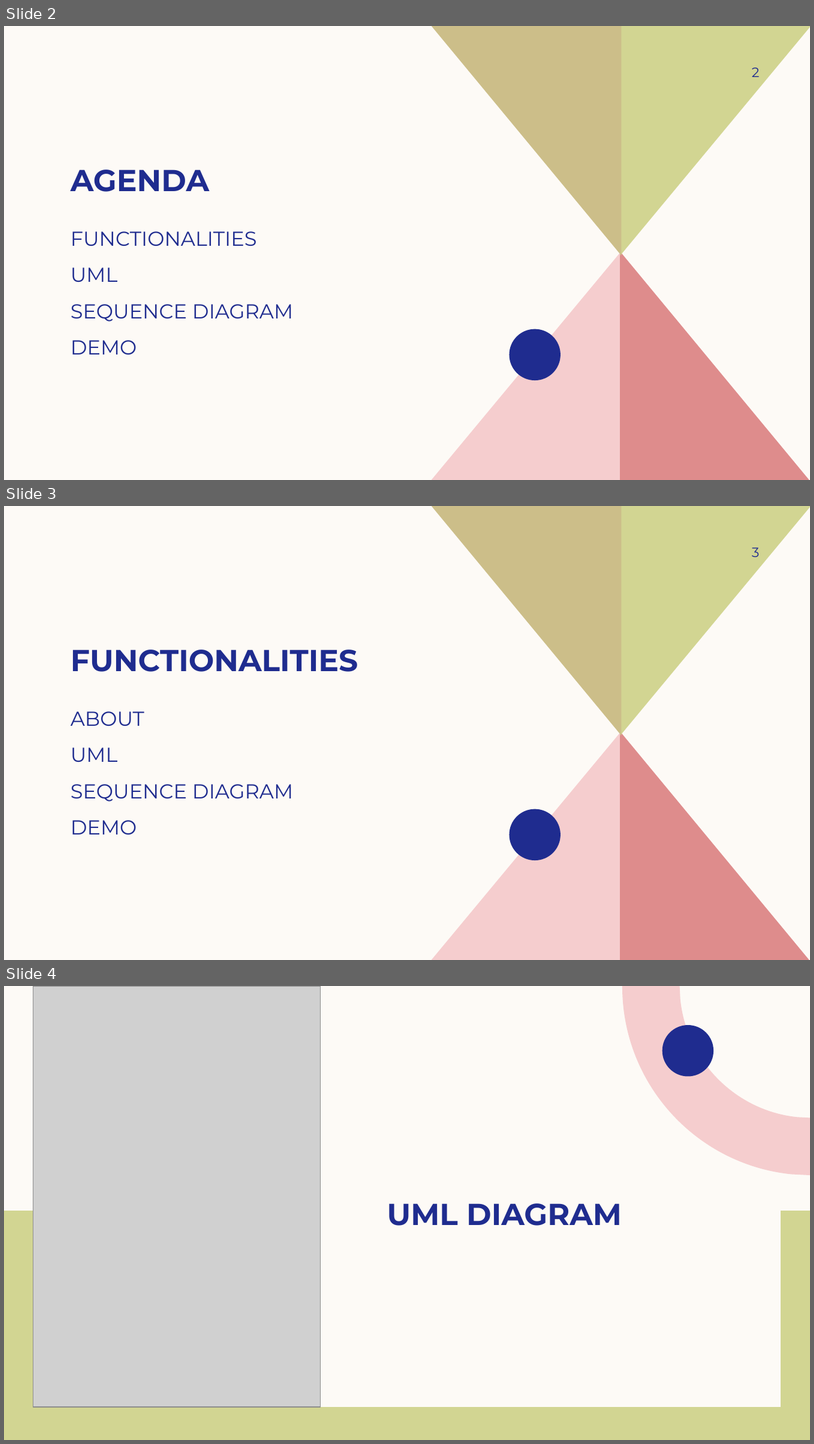
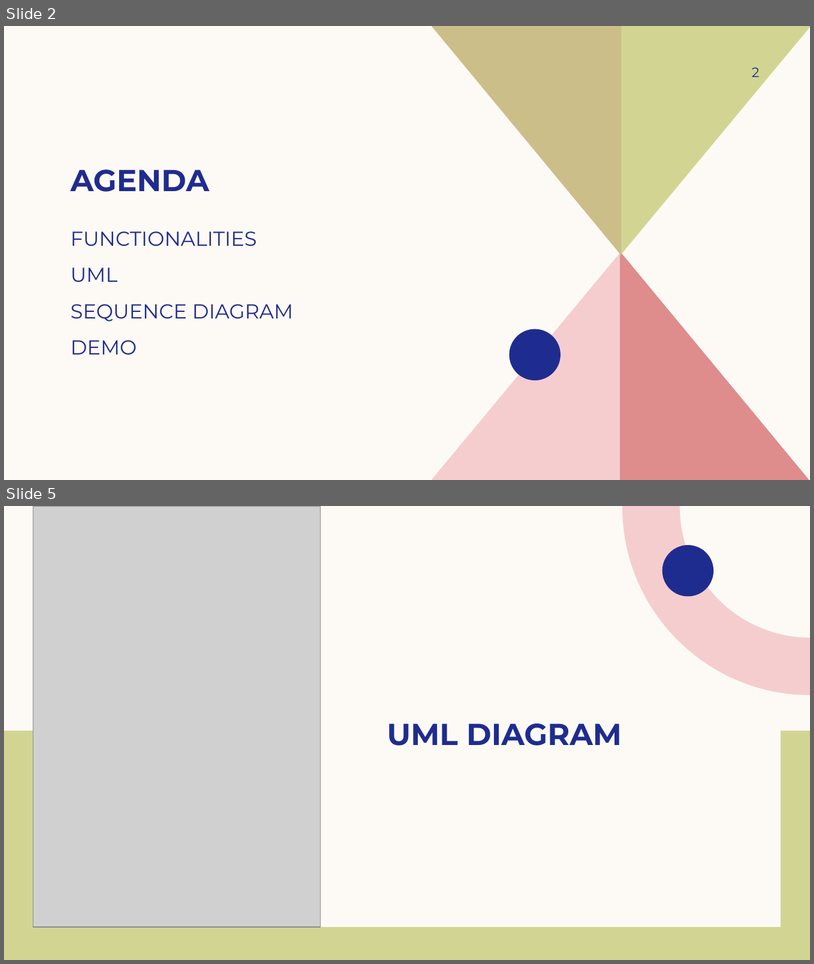
Before and after one commit to brunomales/SWENbm1933, a slide deck: Project1/doc/FINAL PROJECT.odp. Shown one above the other, each under a label of ours: slides 2, 3 and 4 before the commit, slides 2 and 5 after it; the slides between them are not shown. The pictures are 814x1444 and 814x964 pixels, drawn with LibreOffice and Linux fonts; fonts in the diff are those of the drawing; grey boxes stand for pictures. Boxes give left, top, right and bottom in pixels: in the first picture for what was removed or moved away, otherwise in the second. Text is boxed around its words. In the diff, an @@ line names an element or a change of style, - is before the commit and + after.

```diff
--- a/Project1/doc/FINAL PROJECT.odp
+++ b/Project1/doc/FINAL PROJECT.odp
@@ slide 3 removed at (4, 506, 810, 960), background #FDFAF6; not listed: 5 template elements that a slide beside it also shows @@
@@ page number removed at (752, 547, 760, 557) @@
-3
@@ title removed at (71, 649, 358, 672) @@
-FUNCTIONALITIES
@@ text removed at (71, 711, 293, 835) @@
-ABOUT
-UML
-SEQUENCE DIAGRAM
-DEMO
@@ what was slide 4 is now slide 5 @@
```
Also in this commit, not shown: 2 slides added, 1 other file.
